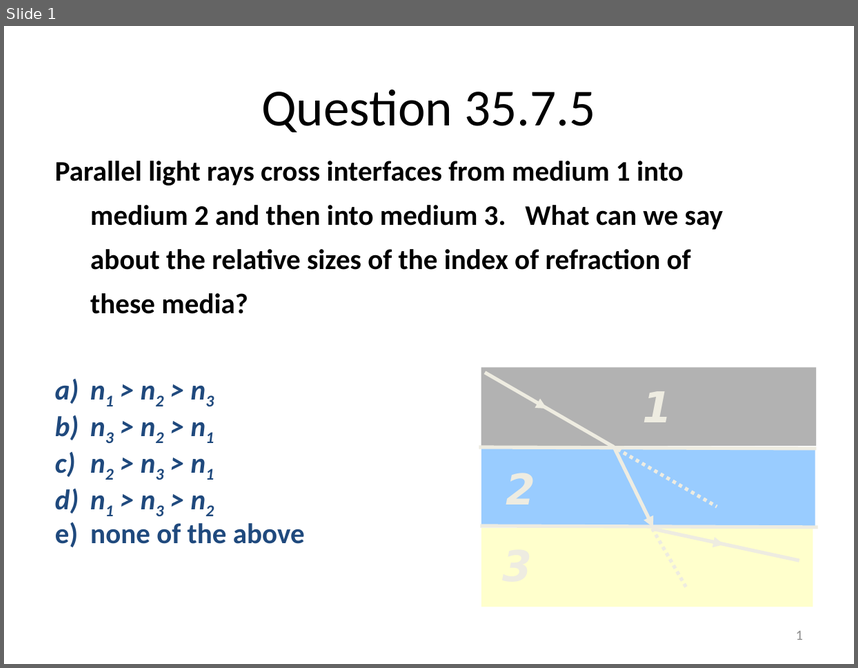
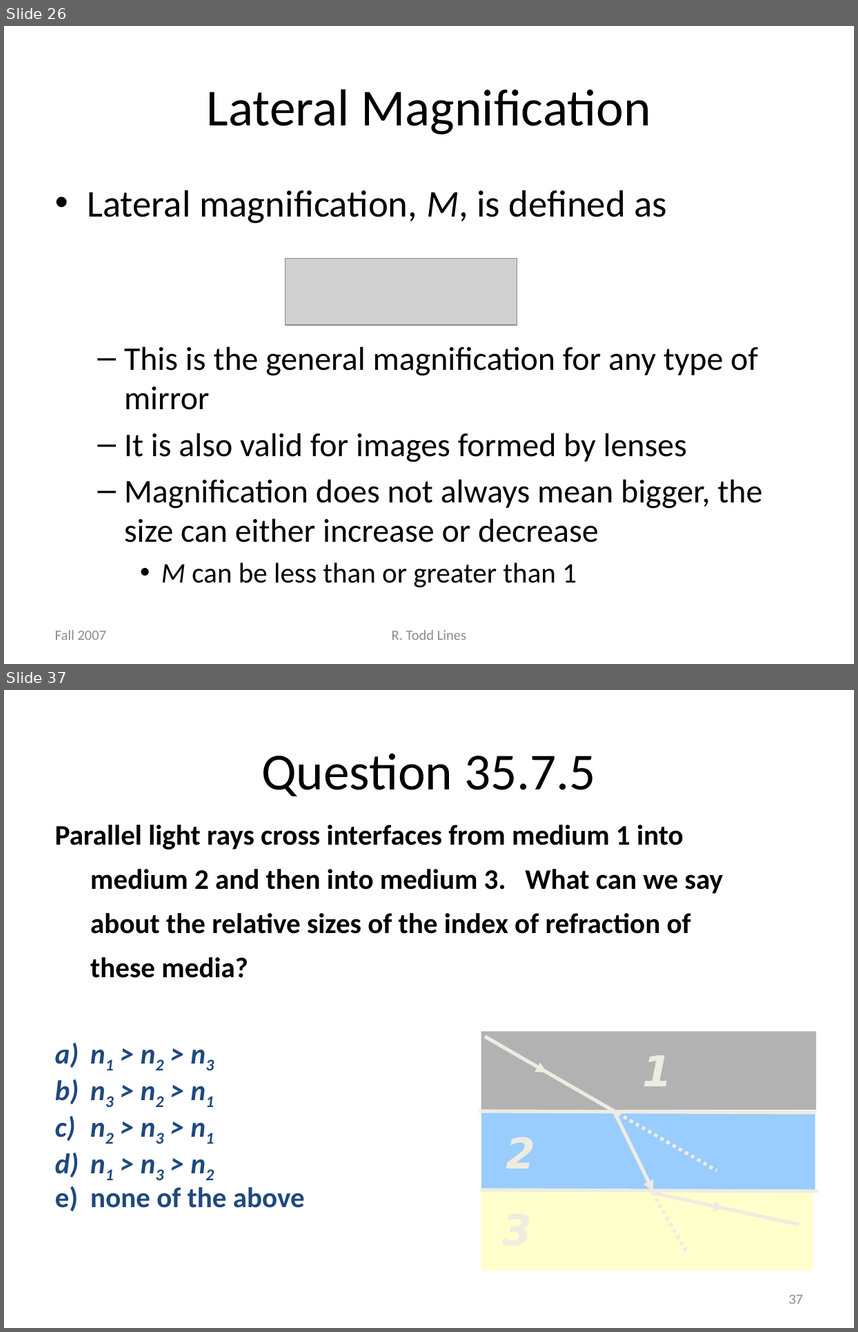
Before and after one commit to rtlines/Introductory-Physics-II, a slide deck: Lecture_Slides/PH 123 Lecture 15.pptx. Shown one above the other, each under a label of ours: slide 1 before the commit, slides 26 and 37 after it; the slides between them are not shown. The pictures are 858x668 and 858x1332 pixels, drawn with LibreOffice and Linux fonts; fonts in the diff are those of the drawing; grey boxes stand for pictures. Boxes give left, top, right and bottom in pixels: in the first picture for what was removed or moved away, otherwise in the second. Text is boxed around its words. In the diff, an @@ line names an element or a change of style, - is before the commit and + after.

```diff
--- a/Lecture_Slides/PH 123 Lecture 15.pptx
+++ b/Lecture_Slides/PH 123 Lecture 15.pptx
@@ slide 26 added at (4,26,854,664), background #FFFFFF @@
@@ title added at (207,89,651,134), 44 pt, text #000000 @@
+Lateral Magnification
@@ text added at (87,190,762,587), 28 pt, text #000000 @@
+• Lateral magnification, M, is defined as
+  – This is the general magnification for any type of mirror
+  – It is also valid for images formed by lenses
+  – Magnification does not always mean bigger, the size can either increase or decrease
+    • M can be less than or greater than 1
@@ picture added at (286,258,517,324) @@
@@ text added at (55,630,107,639), 12 pt, text #8C8C8C @@
+Fall 2007
@@ text added at (392,630,466,639), 12 pt, text #8C8C8C @@
+R. Todd Lines
@@ what was slide 1 is now slide 37 @@
@@ page number at (789,1294,803,1303): text changed @@
-1
+37
```
Also in this commit, not shown: 35 other slides added, 26 other files.
